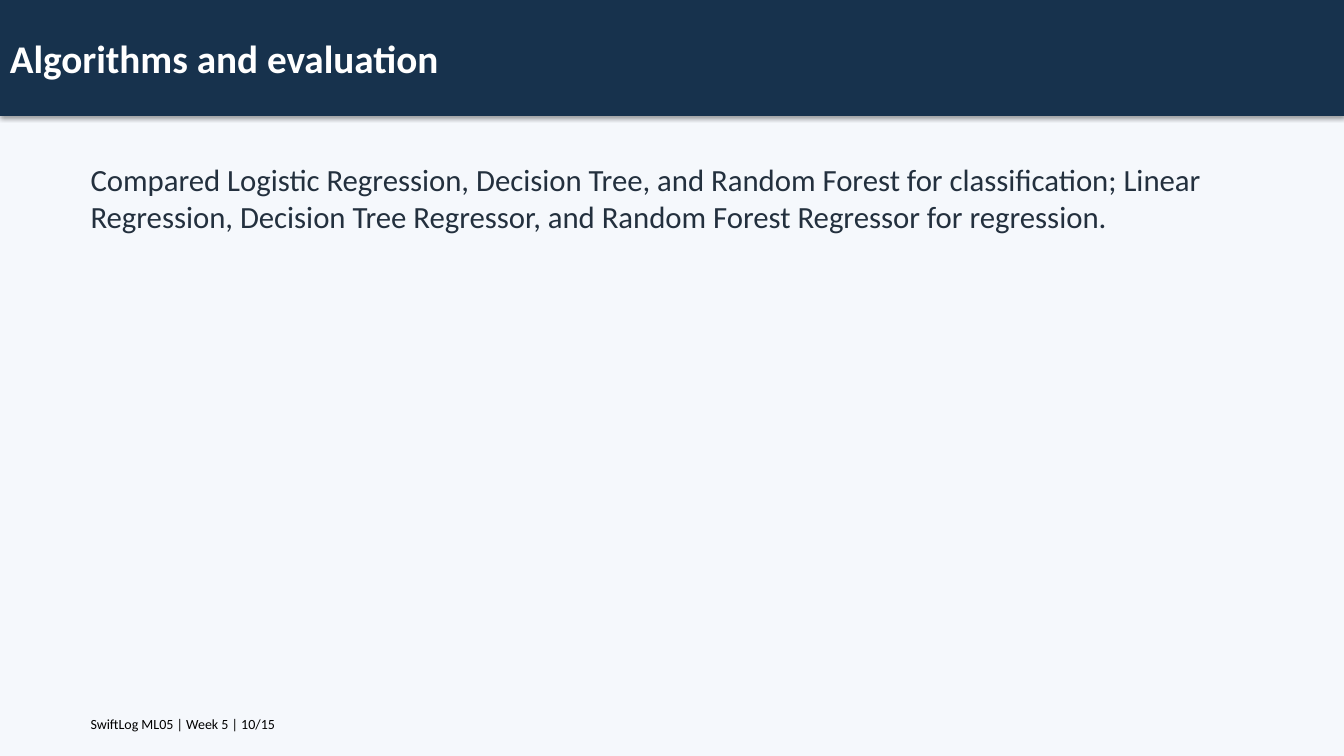
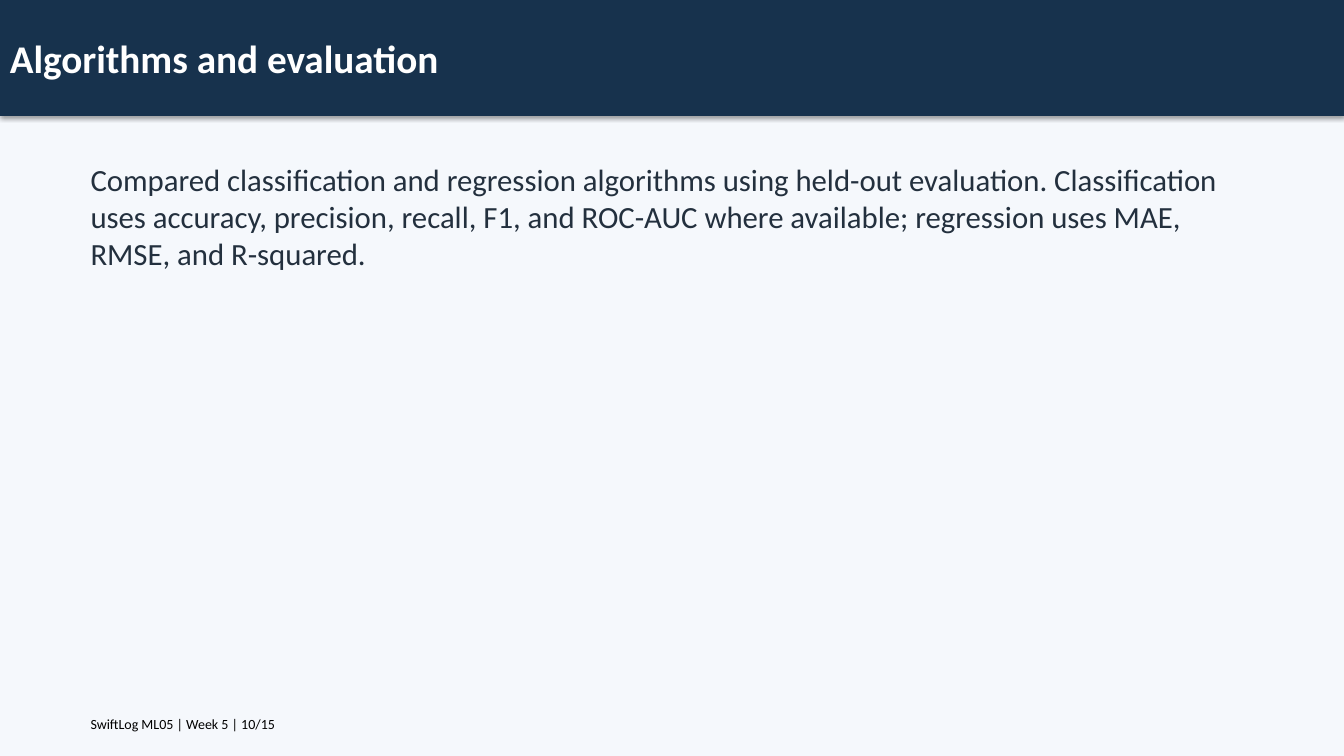
Before and after one commit to Charlez023/SwiftLog-ML-Engineering, a slide deck: slide 10 of Presentation/Executive_Presentation.pptx. Drawn at 1344x756 pixels with LibreOffice and Linux fonts; fonts in the diff are those of the drawing. Boxes give left, top, right and bottom in pixels: in the first picture for what was removed or moved away, otherwise in the second. Text is boxed around its words. In the diff, an @@ line names an element or a change of style, - is before the commit and + after.

```diff
--- a/Presentation/Executive_Presentation.pptx
+++ b/Presentation/Executive_Presentation.pptx
@@ text at <box>91,169,1216,270</box>: text changed @@
-Compared Logistic Regression, Decision Tree, and Random Forest for classification; Linear Regression, Decision Tree Regressor, and Random Forest Regressor for regression.
+Compared classification and regression algorithms using held-out evaluation. Classification uses accuracy, precision, recall, F1, and ROC-AUC where available; regression uses MAE, RMSE, and R-squared.
```
Also in this commit, not shown: 8 other slides changed, 13 other files.
